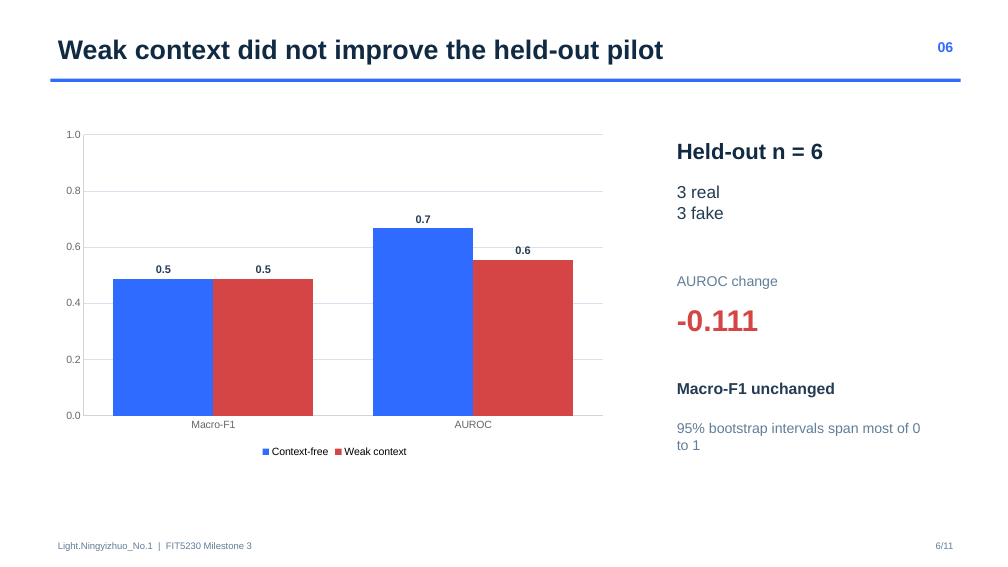
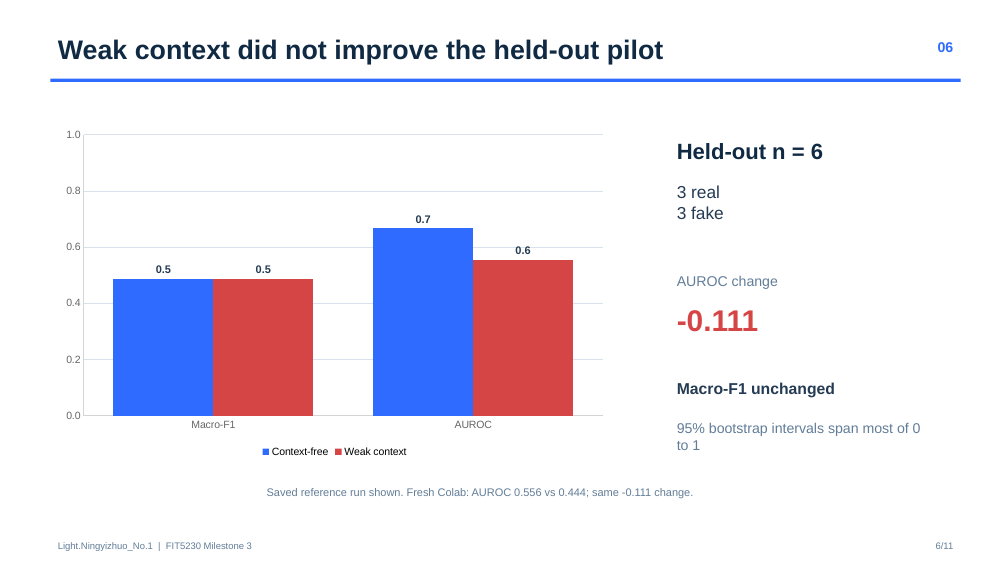
Before and after one commit to zyan0246-del/FIT5230-Light-Context-Matters, a slide deck: slide 6 of milestone3/deliverables/FIT5230_M3_Context_Matters_Presentation.pptx. Drawn at 1008x567 pixels with LibreOffice and Linux fonts; fonts in the diff are those of the drawing. Boxes give left, top, right and bottom in pixels: in the first picture for what was removed or moved away, otherwise in the second. Text is boxed around its words. In the diff, an @@ line names an element or a change of style, - is before the commit and + after.

Commit message:
Document fresh Colab verification

```diff
--- a/milestone3/deliverables/FIT5230_M3_Context_Matters_Presentation.pptx
+++ b/milestone3/deliverables/FIT5230_M3_Context_Matters_Presentation.pptx
@@ text added at (x1=267, y1=488, x2=693, y2=498), 10.5 pt, text #627D98 @@
+Saved reference run shown. Fresh Colab: AUROC 0.556 vs 0.444; same -0.111 change.
```
Also in this commit, not shown: 1 other slide changed, 9 other files.
